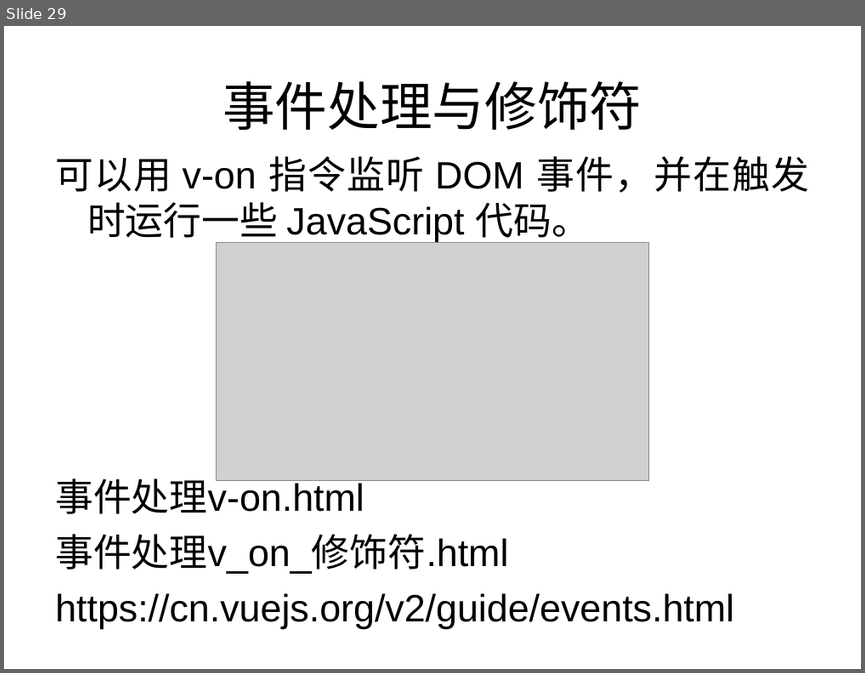
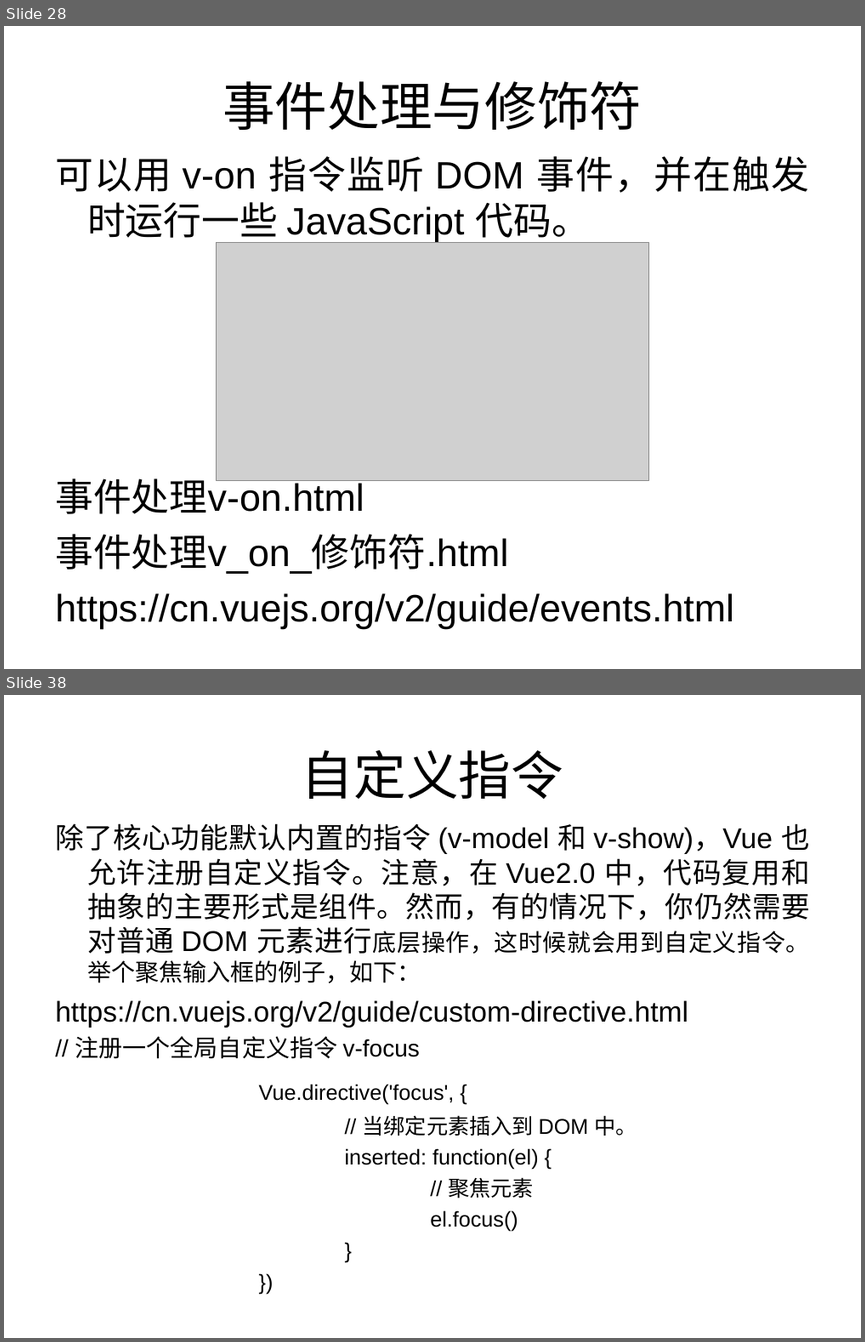
Before and after one commit to zhang13/VueLearn, a slide deck: doc/Vue入坑指南.ppt. Shown one above the other, each under a label of ours: slide 29 before the commit, slides 28 and 38 after it; the slides between them are not shown. The pictures are 865x673 and 865x1342 pixels, drawn with LibreOffice and Linux fonts; fonts in the diff are those of the drawing; grey boxes stand for pictures. Boxes give left, top, right and bottom in pixels: in the first picture for what was removed or moved away, otherwise in the second. Text is boxed around its words. In the diff, an @@ line names an element or a change of style, - is before the commit and + after.

```diff
--- a/doc/Vue入坑指南.ppt
+++ b/doc/Vue入坑指南.ppt
@@ slide 38 added at box(4, 695, 861, 1338), background #FFFFFF @@
@@ title added at box(302, 750, 563, 799), 44 pt, text #000000 @@
+自定义指令
@@ text added at box(55, 823, 810, 1231), 24 pt, text #000000 @@
+除了核心功能默认内置的指令 (v-model 和 v-show)，Vue 也允许注册自定义指令。注意，在 Vue2.0 中，代码复用和抽象的主要形式是组件。然而，有的情况下，你仍然需要对普通 DOM 元素进行底层操作，这时候就会用到自定义指令。举个聚焦输入框的例子，如下：
+https://cn.vuejs.org/v2/guide/custom-directive.html
+// 注册一个全局自定义指令 v-focus
+Vue.directive('focus', {
+// 当绑定元素插入到 DOM 中。
+inserted: function(el) {
+// 聚焦元素
+el.focus()
+}
+})
@@ what was slide 29 is now slide 28 @@
```
Also in this commit, not shown: 8 slides changed, 17 other slides added, 4 slides removed, 14 other files.
